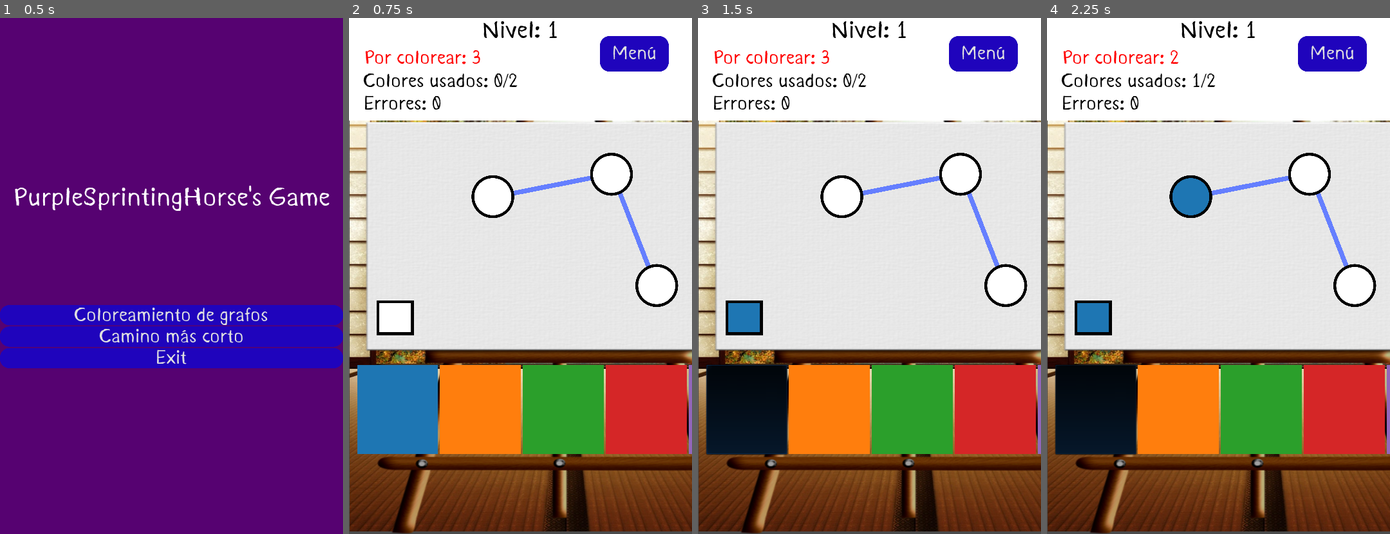
Above: before the commit, frames 1-4 (left to right).
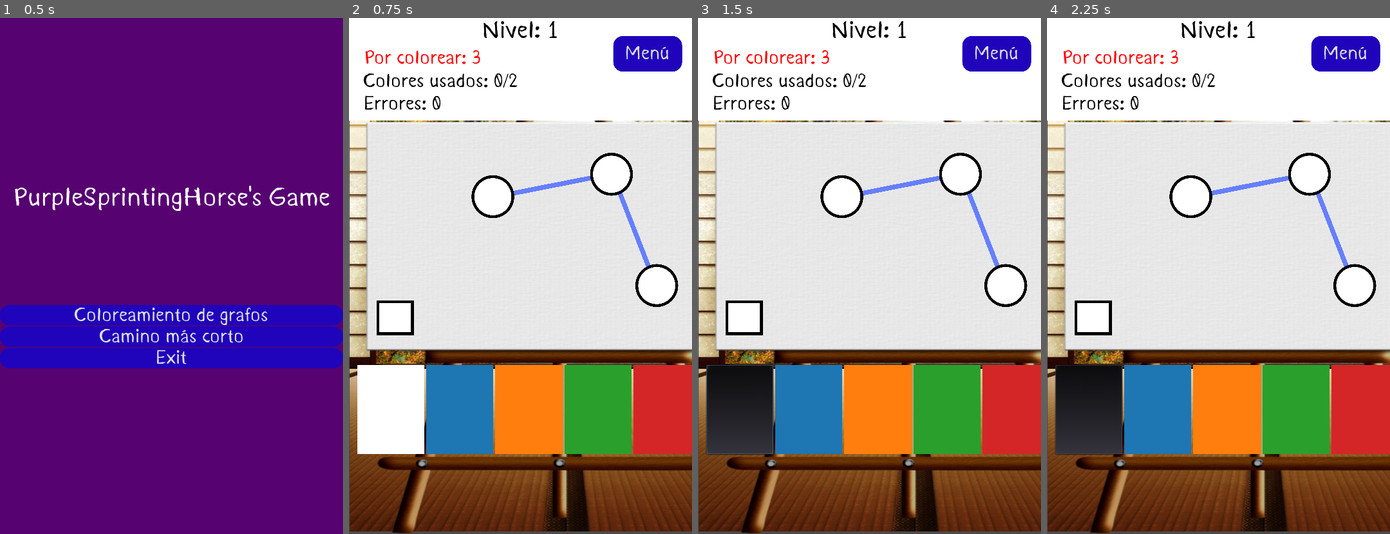
Above: after the commit, the same moments.

Repository: johnny-godoy/PurpleSprintingHorse
Game: Godot game, scene res://scenes/MainMenu.tscn
Two runs of this game, one before a commit and one after it. Both use one fixed random seed, a clock stepped at 60 frames per second and the inputs below.
Inputs (mouse positions are in pixels of both pictures, inside the frame that each line leads up to):
- Up to frame 1 (0.5 s): no input
- Up to frame 2 (0.75 s): click "Coloreamiento de grafos" at 0.5 s
- Up to frame 3 (1.5 s): click (739, 410) at 1.27 s
- Up to frame 4 (2.25 s): click (1191, 198) at 2.02 s

Frame 1 is identical in both runs. In frame 2, 11% of the frame differs, in the area x 2-100%, y 3-85%; in frame 3, 11%; in frame 4, 11%.

Commit message:
agrega cubeta blanca (que limpia)

Diff:
--- a/coloring/base/ColorBuckets.tscn
+++ b/coloring/base/ColorBuckets.tscn
@@ -19,9 +19,20 @@
 size_flags_vertical = 3
 script = ExtResource( 2 )
 
+[node name="Clear" type="Button" parent="."]
+margin_right = 99.0
+margin_bottom = 291.0
+rect_pivot_offset = Vector2( -1026, -214 )
+mouse_filter = 1
+size_flags_horizontal = 3
+theme = SubResource( 2 )
+toggle_mode = true
+group = ExtResource( 1 )
+
 [node name="Blue" type="Button" parent="."]
 modulate = Color( 0.121569, 0.466667, 0.705882, 1 )
-margin_right = 120.0
+margin_left = 103.0
+margin_right = 203.0
 margin_bottom = 291.0
 rect_pivot_offset = Vector2( -1026, -214 )
 mouse_filter = 1
@@ -32,8 +43,8 @@
 
 [node name="Orange" type="Button" parent="."]
 modulate = Color( 1, 0.498039, 0.054902, 1 )
-margin_left = 124.0
-margin_right = 244.0
+margin_left = 207.0
+margin_right = 306.0
 margin_bottom = 291.0
 rect_pivot_offset = Vector2( -1026, -214 )
 mouse_filter = 1
@@ -44,8 +55,8 @@
 
 [node name="Green" type="Button" parent="."]
 modulate = Color( 0.172549, 0.627451, 0.172549, 1 )
-margin_left = 248.0
-margin_right = 368.0
+margin_left = 310.0
+margin_right = 410.0
 margin_bottom = 291.0
 rect_pivot_offset = Vector2( -1026, -214 )
 mouse_filter = 1
@@ -56,8 +67,8 @@
 
 [node name="Red" type="Button" parent="."]
 modulate = Color( 0.839216, 0.152941, 0.156863, 1 )
-margin_left = 372.0
-margin_right = 492.0
+margin_left = 414.0
+margin_right = 513.0
 margin_bottom = 291.0
 rect_pivot_offset = Vector2( -1026, -214 )
 mouse_filter = 1
@@ -68,7 +79,7 @@
 
 [node name="Purple" type="Button" parent="."]
 modulate = Color( 0.580392, 0.403922, 0.741176, 1 )
-margin_left = 496.0
+margin_left = 517.0
 margin_right = 617.0
 margin_bottom = 291.0
 rect_pivot_offset = Vector2( -1026, -214 )
--- a/coloring/base/HUD_OVERLAY.tscn
+++ b/coloring/base/HUD_OVERLAY.tscn
@@ -15,6 +15,7 @@
 [node name="ColorRect" type="ColorRect" parent="."]
 anchor_right = 1.0
 margin_bottom = 214.0
+rect_pivot_offset = Vector2( 501, 115 )
 
 [node name="LevelNumber" type="Label" parent="."]
 anchor_right = 1.0
@@ -55,11 +56,11 @@
 [node name="MenuButton" type="Button" parent="."]
 anchor_left = 0.732
 anchor_top = 0.035
-anchor_right = 0.932
+anchor_right = 0.971
 anchor_bottom = 0.104
-margin_left = -0.0400391
-margin_top = 0.200005
-margin_right = -0.0401001
+margin_left = 27.9601
+margin_top = 0.199997
+margin_right = -0.120056
 margin_bottom = -0.32
 focus_mode = 0
 theme = ExtResource( 1 )
@@ -73,9 +74,9 @@
 anchor_top = 0.035
 anchor_right = 0.932
 anchor_bottom = 0.104
-margin_left = -5.04004
+margin_left = 24.9601
 margin_top = 86.2
-margin_right = 5.95996
+margin_right = 35.9601
 margin_bottom = 85.68
 focus_mode = 0
 theme = ExtResource( 1 )
--- a/coloring/base/level.gd
+++ b/coloring/base/level.gd
@@ -6,8 +6,8 @@
 onready var selected = $Marco/Selected
 onready var buckets = $ColorBuckets
 
-export(int) var min_colors
-export(int) var level
+export var min_colors = 4
+export var level = 0
 
 
 var buttons = []
@@ -33,8 +33,7 @@
 
 
 func _on_Node_pressed(button: TextureButton) -> void:
-	if buckets.current_color != uncolored:
-		button.modulate = buckets.current_color
+	button.modulate = buckets.current_color
 
 
 func _process(_delta) -> void:
@@ -61,8 +60,7 @@
 			hud.errors += 1
 
 	# Se actualiza el color seleccionado
-	if buckets.current_color != uncolored:
-		selected.color = buckets.current_color
+	selected.color = buckets.current_color
 
 	# Si el nivel está terminado, se muestra el botón siguiente
 	hud.next_level_button.visible = hud.colors_used <= min_colors and hud.errors == 0 and hud.to_color == 0
